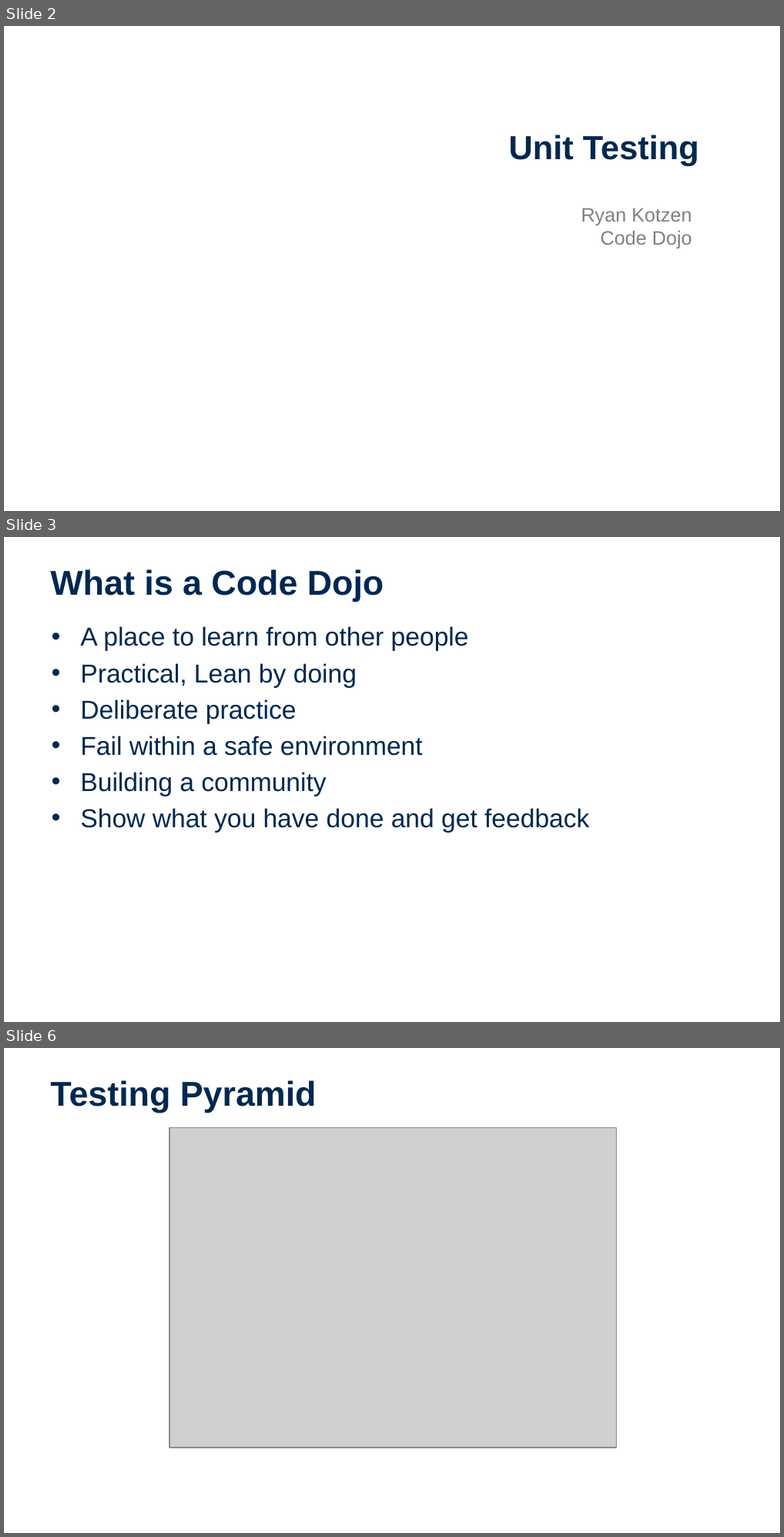
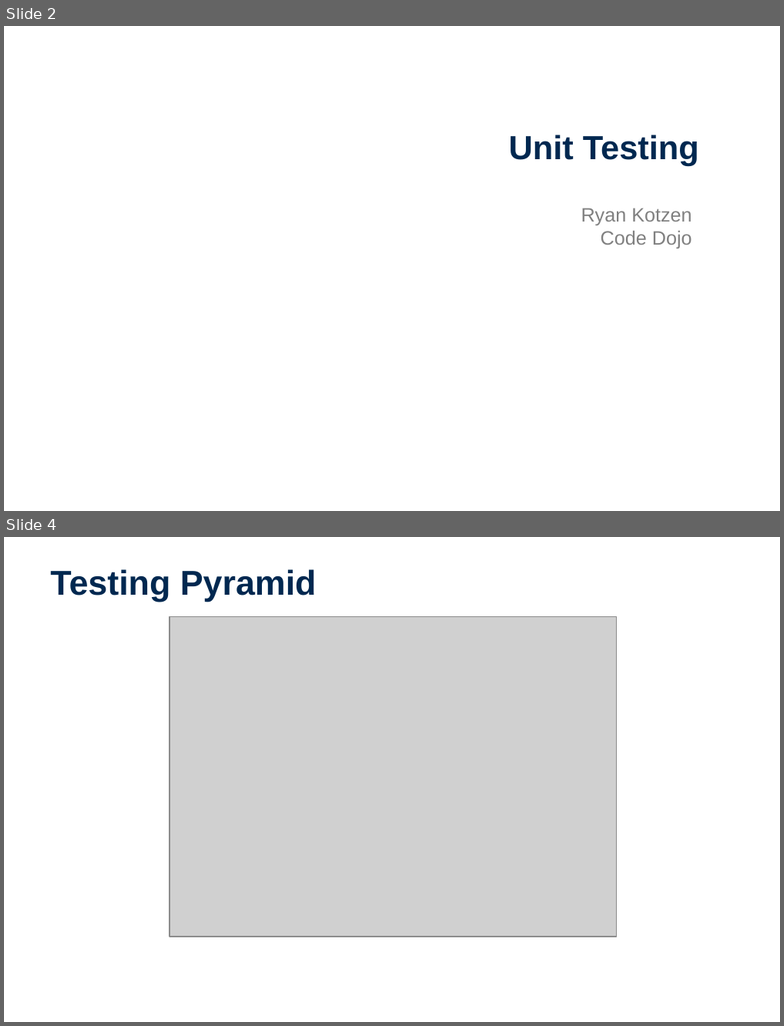
Before and after one commit to EntelectCodeDojo/Testing, a slide deck: CodeDojo-UnitTesting.pptx. Shown one above the other, each under a label of ours: slides 2, 3 and 6 before the commit, slides 2 and 4 after it; the slides between them are not shown. The pictures are 784x1537 and 784x1026 pixels, drawn with LibreOffice and Linux fonts; fonts in the diff are those of the drawing; grey boxes stand for pictures; background and template pictures are left out. Boxes give left, top, right and bottom in pixels: in the first picture for what was removed or moved away, otherwise in the second. Text is boxed around its words. In the diff, an @@ line names an element or a change of style, - is before the commit and + after.

```diff
--- a/CodeDojo-UnitTesting.pptx
+++ b/CodeDojo-UnitTesting.pptx
@@ slide 3 removed at box(4, 537, 780, 1022), background #FFFFFF @@
@@ title removed at box(50, 569, 384, 602) @@
-What is a Code Dojo
@@ text removed at box(80, 626, 589, 833) @@
-• A place to learn from other people
-• Practical, Lean by doing
-• Deliberate practice
-• Fail within a safe environment
-• Building a community
-• Show what you have done and get feedback
@@ what was slide 6 is now slide 4 @@
```
Also in this commit, not shown: 4 slides changed, 5 slides added, 1 other slide removed.
